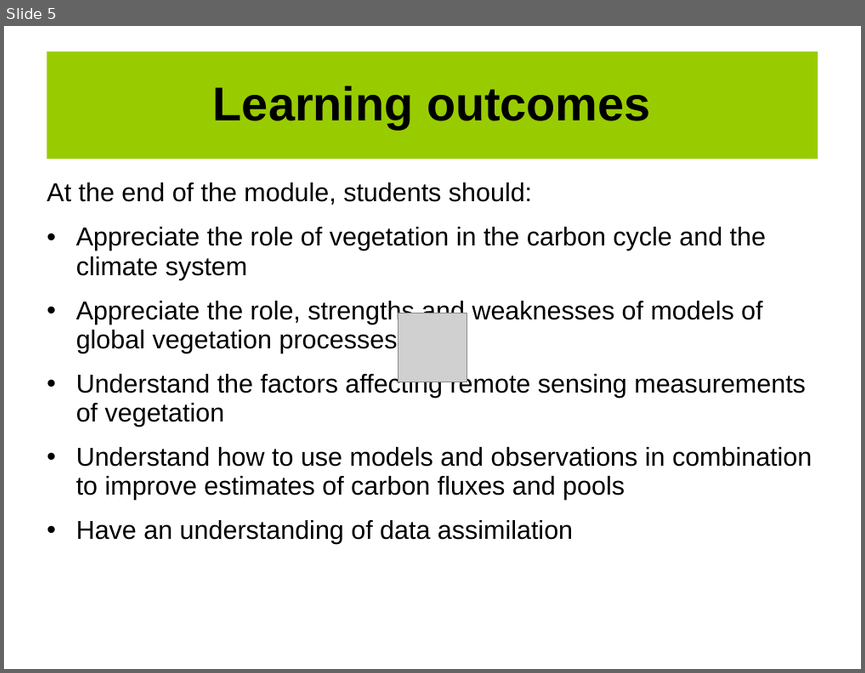
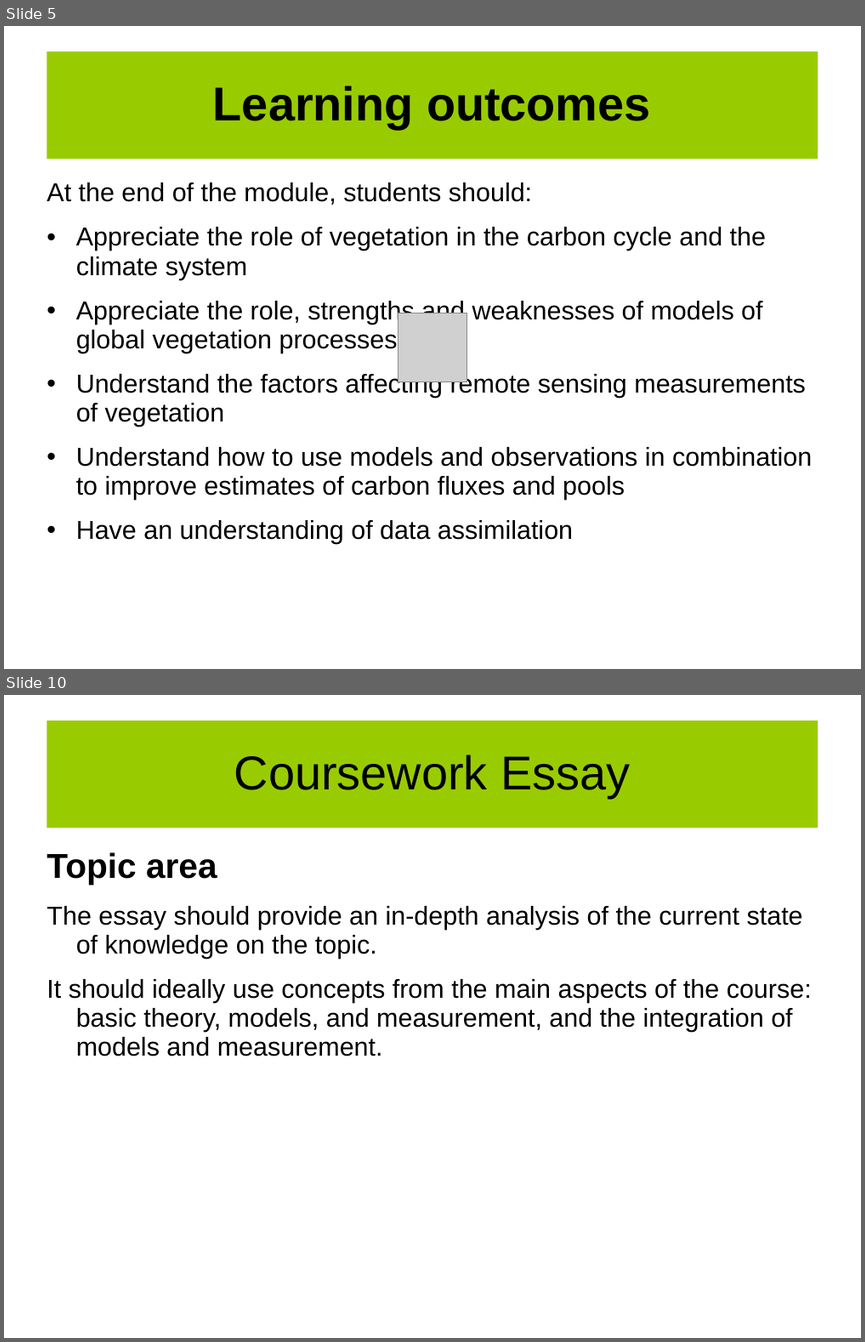
Before and after one commit to UCL-EO/geog0133, a slide deck: docs/ppt/GEOG0113-001.pptx. Shown one above the other, each under a label of ours: slide 5 before the commit, slides 5 and 10 after it; the slides between them are not shown. The pictures are 865x673 and 865x1342 pixels, drawn with LibreOffice and Linux fonts; fonts in the diff are those of the drawing; grey boxes stand for pictures; background and template pictures are left out. Boxes give left, top, right and bottom in pixels: in the first picture for what was removed or moved away, otherwise in the second. Text is boxed around its words. In the diff, an @@ line names an element or a change of style, - is before the commit and + after.

```diff
--- a/docs/ppt/GEOG0113-001.pptx
+++ b/docs/ppt/GEOG0113-001.pptx
@@ slide 10 added at [4,695,861,1338], background #FFFFFF @@
@@ title added at [46,721,818,828], fill #99CC00, 44 pt, text #000000 @@
+Coursework Essay
@@ text added at [46,852,812,1056], 24 pt, text #000000 @@
+Topic area
+The essay should provide an in-depth analysis of the current state of knowledge on the topic.
+It should ideally use concepts from the main aspects of the course: basic theory, models, and measurement, and the integration of models and measurement.
```
Also in this commit, not shown: 1 slide changed, 5 other slides added.
